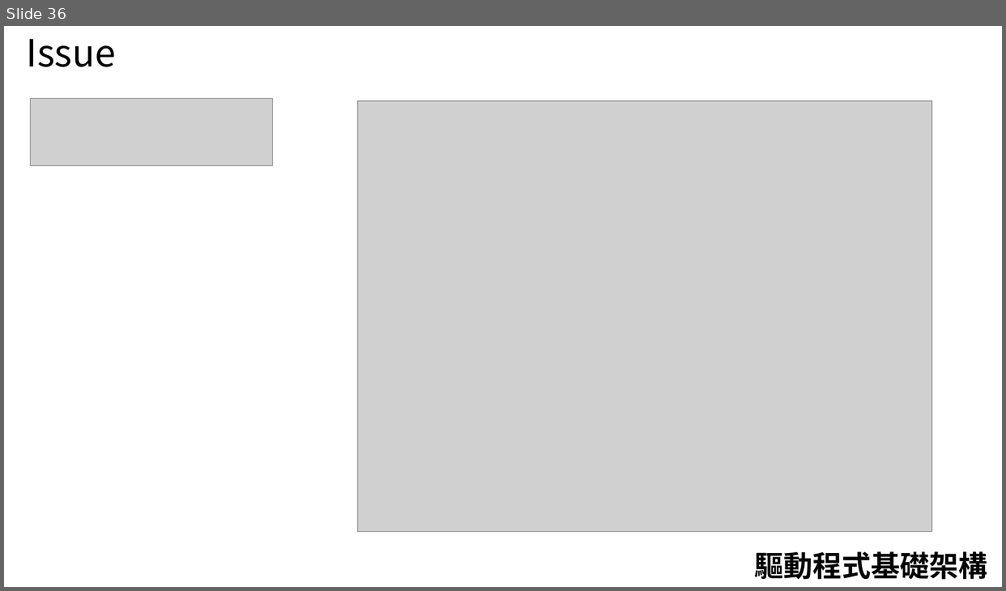
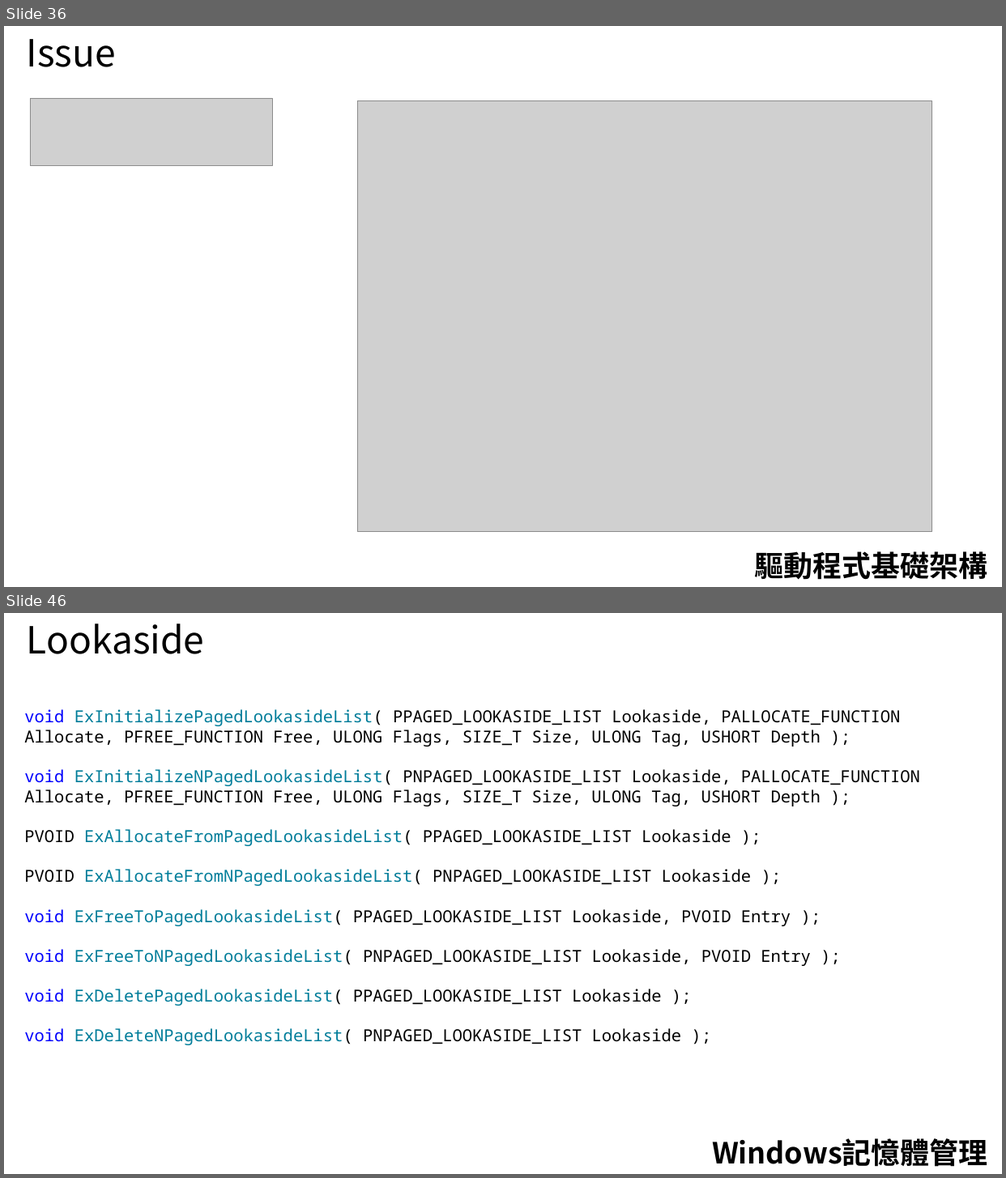
Before and after one commit to 1anhuang/Tutorial, a slide deck: WindowsDriver/Driver(Windows).pptx. Shown one above the other, each under a label of ours: slide 36 before the commit, slides 36 and 46 after it; the slides between them are not shown. The pictures are 1006x591 and 1006x1178 pixels, drawn with LibreOffice and Linux fonts; fonts in the diff are those of the drawing; grey boxes stand for pictures. Boxes give left, top, right and bottom in pixels: in the first picture for what was removed or moved away, otherwise in the second. Text is boxed around its words. In the diff, an @@ line names an element or a change of style, - is before the commit and + after.

```diff
--- a/WindowsDriver/Driver(Windows).pptx
+++ b/WindowsDriver/Driver(Windows).pptx
@@ slide 46 added at (4, 613, 1002, 1174), background #FFFFFF @@
@@ text added at (27, 624, 205, 654), 36 pt, text #000000 @@
+Lookaside
@@ text added at (24, 709, 920, 1046), 16 pt, text #000000 @@
+void ExInitializePagedLookasideList( PPAGED_LOOKASIDE_LIST Lookaside, PALLOCATE_FUNCTION Allocate, PFREE_FUNCTION Free, ULONG Flags, SIZE_T Size, ULONG Tag, USHORT Depth );
+void ExInitializeNPagedLookasideList( PNPAGED_LOOKASIDE_LIST Lookaside, PALLOCATE_FUNCTION Allocate, PFREE_FUNCTION Free, ULONG Flags, SIZE_T Size, ULONG Tag, USHORT Depth );
+PVOID ExAllocateFromPagedLookasideList( PPAGED_LOOKASIDE_LIST Lookaside );
+PVOID ExAllocateFromNPagedLookasideList( PNPAGED_LOOKASIDE_LIST Lookaside );
+void ExFreeToPagedLookasideList( PPAGED_LOOKASIDE_LIST Lookaside, PVOID Entry );
+void ExFreeToNPagedLookasideList( PNPAGED_LOOKASIDE_LIST Lookaside, PVOID Entry );
+void ExDeletePagedLookasideList( PPAGED_LOOKASIDE_LIST Lookaside );
+void ExDeleteNPagedLookasideList( PNPAGED_LOOKASIDE_LIST Lookaside );
@@ text added at (712, 1139, 987, 1167), 28 pt, text #000000, bold @@
+Windows記憶體管理
```
Also in this commit, not shown: 1 slide changed, 10 other slides added.
